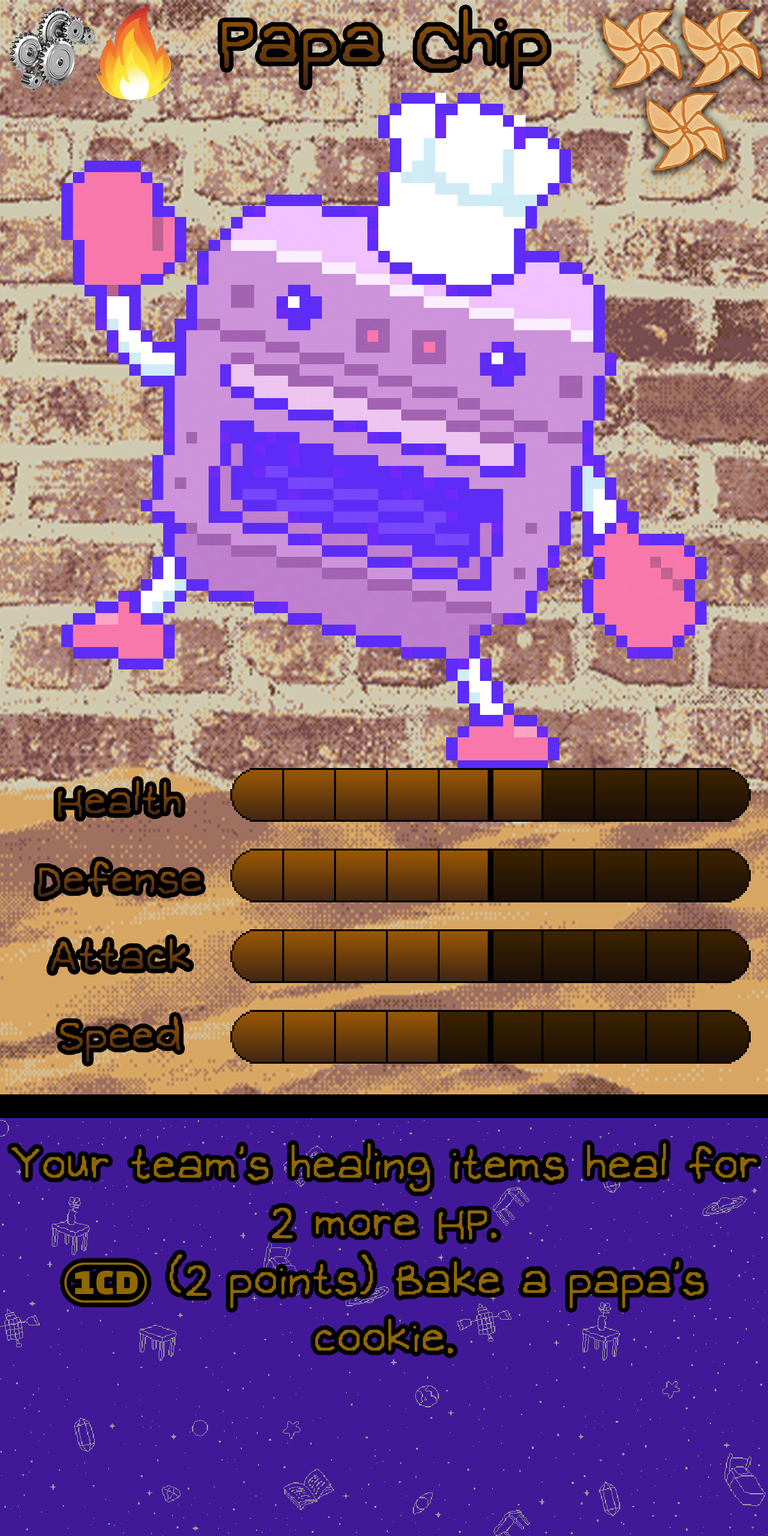
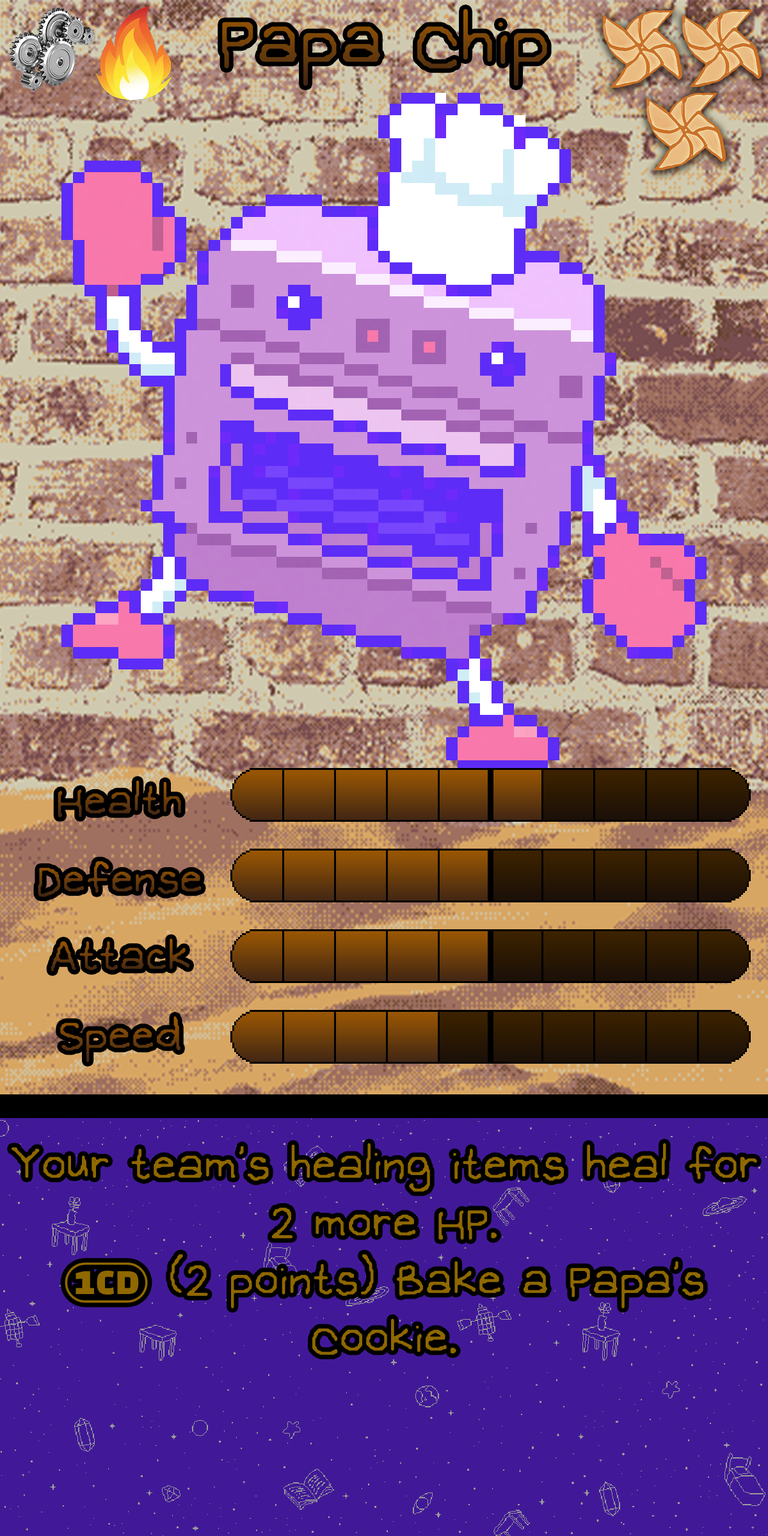
Revision of a layered 768×1536 image; what changed, layer by layer:
painted on "Ability" over (63, 1253, 704, 1355)
